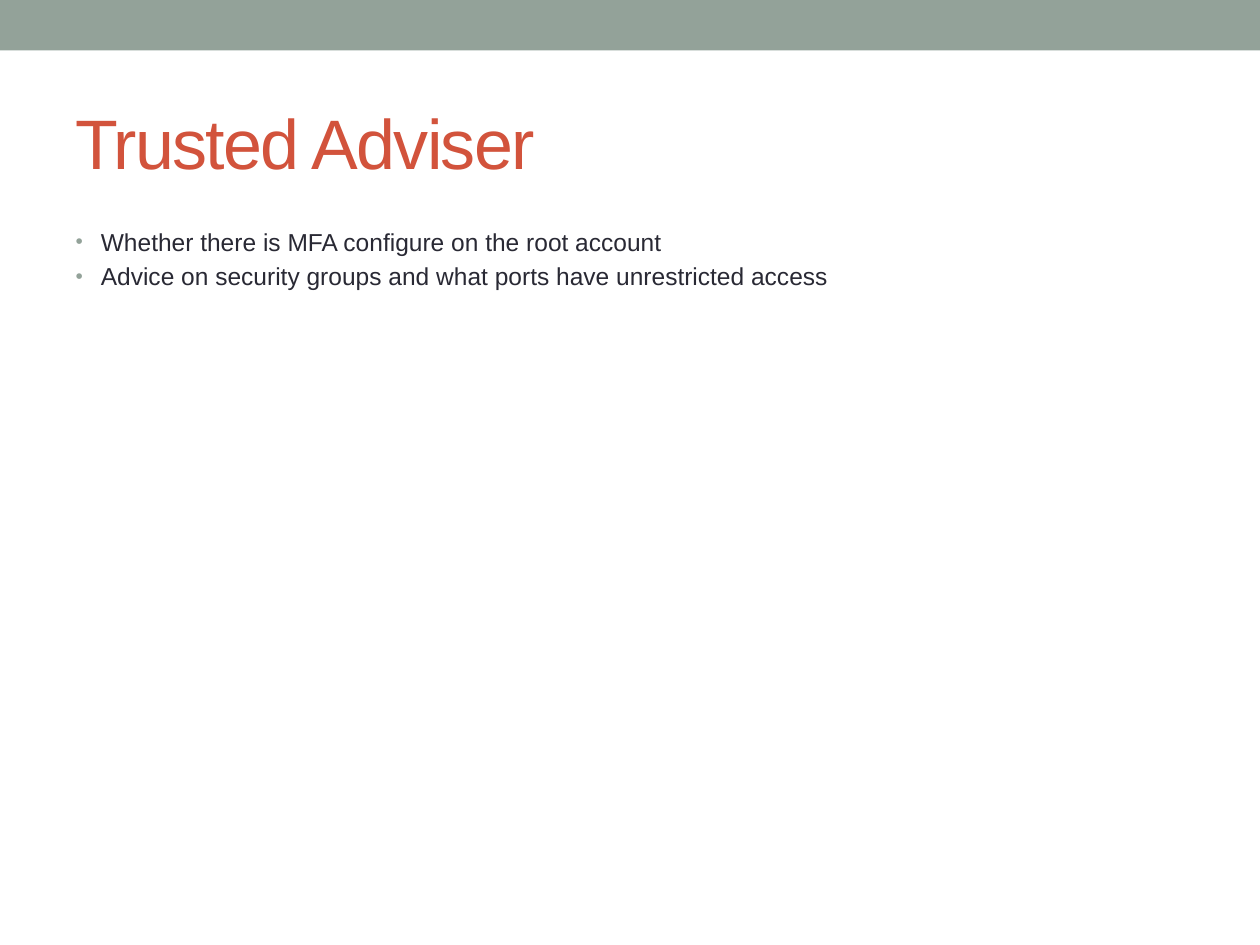
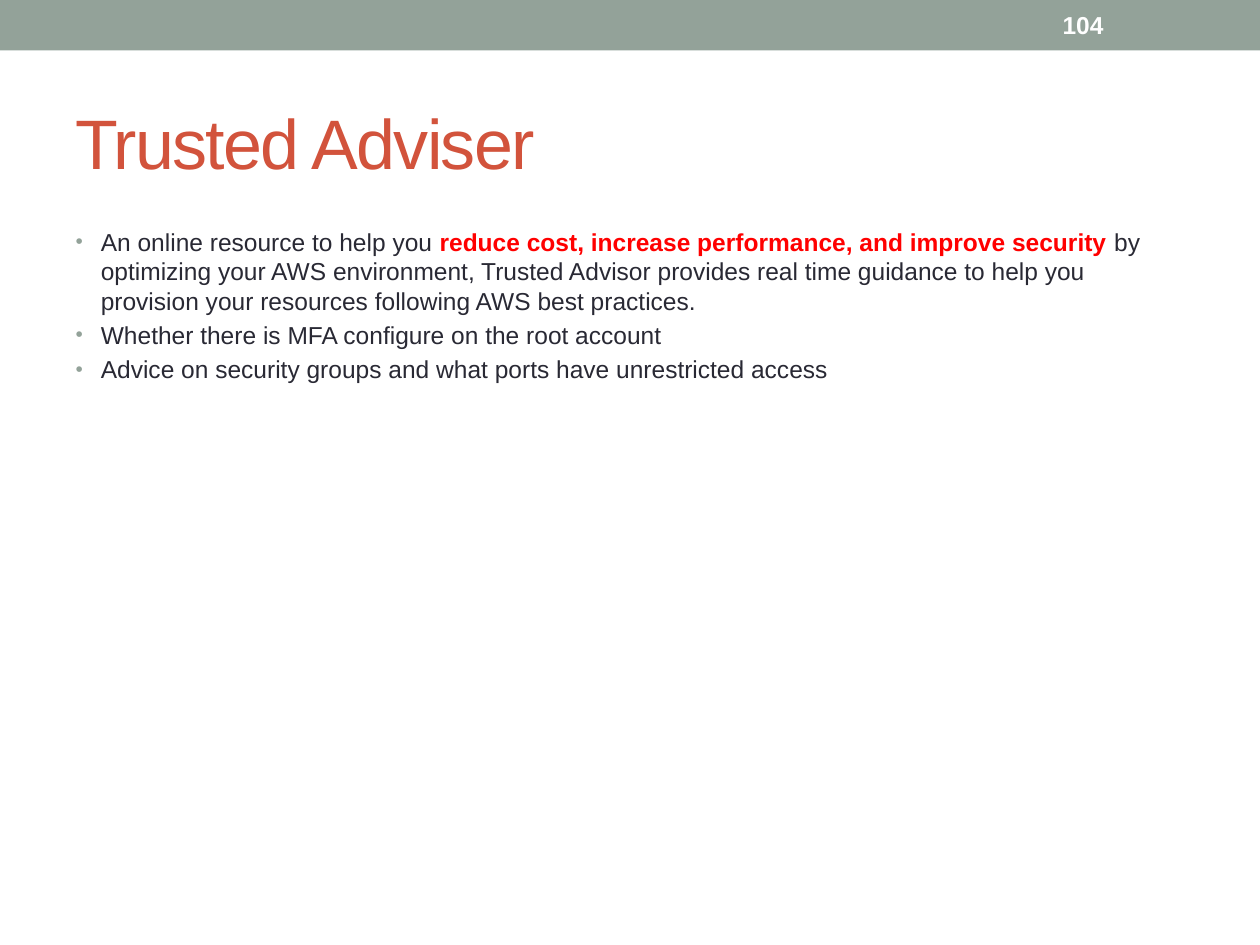
Before and after one commit to notionquest/ProjectDocumentation, a slide deck: slide 104 of AWS_Solution_Architect.pptx (slide 101 before the commit). Drawn at 1260x945 pixels with LibreOffice and Linux fonts; fonts in the diff are those of the drawing. Boxes give left, top, right and bottom in pixels: in the first picture for what was removed or moved away, otherwise in the second. Text is boxed around its words. In the diff, an @@ line names an element or a change of style, - is before the commit and + after.

Commit message:
trusted advisor, waf

```diff
--- a/AWS_Solution_Architect.pptx
+++ b/AWS_Solution_Architect.pptx
@@ page number added at (1063, 17, 1104, 34), 14 pt, text #FFFFFF, bold @@
+104
@@ text at (101, 233, 1140, 315): paragraph added @@
+• An online resource to help you reduce cost, increase performance, and improve security by optimizing your AWS environment, Trusted Advisor provides real time guidance to help you provision your resources following AWS best practices.
```
Also in this commit, not shown: 106 other slides changed, 4 slides added, 1 slide removed.
